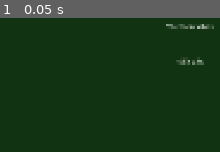
Above: before the commit, frame 1.
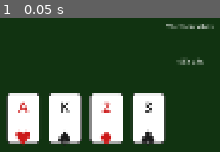
Above: after the commit, the same moment.

Repository: binhrobles/thirteen
Game: Godot game, scene res://scenes/main.tscn
The game is run twice, just before and just after one commit, with the same random seed, the same clock (stepped at 60 frames per second) and the same inputs.
Inputs:
- Up to frame 1 (0.05 s): no input

The runs differ from the first frame. In frame 1, 23% of the frame differs, in the area x 2-76%, y 55-96%.

Commit message:
Implement card sprite with placeholder visual design
Created CardSprite scene and script with:
- Rounded rectangle background (white with border)
- Rank and suit labels with color-coding (red for hearts/diamonds, black for spades/clubs)
- Selected state support (visual highlight + raised position)
- Touch/click interaction
- Scalable for large hands
- Test cards displayed in main scene

Files added:
- scenes/card_sprite.tscn: Card visual scene with Control root, Panel background, and labels
- scripts/card_sprite.gd: CardSprite class with setup(), set_selected(), and scale_for_hand_size()
- scripts/card_sprite.gd.uid: Godot UID file

Files modified:
- scripts/main.gd: Added test cards display
- project.godot: Updated with new scene/script references

Co-Authored-By: Claude Sonnet 4.5 <noreply@anthropic.com>

Diff:
--- a/project.godot
+++ b/project.godot
@@ -3,15 +3,16 @@
 ; since the parameters that go here are not all obvious.
 ;
 ; Format:
-;   [section] key=value
+;   [section] ; section goes between []
+;   param=value ; assign values to parameters
 
 config_version=5
 
 [application]
 
 config/name="Thirteen Vibes"
+run/main_scene="res://scenes/main.tscn"
 config/features=PackedStringArray("4.6")
-run/main_scene="res://scenes/main.tscn"
 
 [display]
 
@@ -21,10 +22,6 @@
 window/stretch/aspect="keep_width"
 window/handheld/orientation=1
 
-[input_devices]
-
-pointing/emulate_mouse_from_touch=true
-
 [rendering]
 
 renderer/rendering_method="mobile"
--- /dev/null
+++ b/scenes/card_sprite.tscn
@@ -0,0 +1,25 @@
+[gd_scene load_steps=2 format=3]
+
+[ext_resource type="Script" path="res://scripts/card_sprite.gd" id="1"]
+
+[node name="root" type="Control" unique_id=311279423]
+script = ExtResource("1")
+layout_mode = 3
+anchors_preset = 0
+
+[node name="Background" type="Panel" parent="." unique_id=370049111]
+layout_mode = 0
+anchor_right = 1.0
+anchor_bottom = 1.0
+
+[node name="RankLabel" type="Label" parent="." unique_id=505679497]
+layout_mode = 0
+text = "A"
+horizontal_alignment = 1
+vertical_alignment = 1
+
+[node name="SuitLabel" type="Label" parent="." unique_id=689913723]
+layout_mode = 0
+text = "♠"
+horizontal_alignment = 1
+vertical_alignment = 1
--- /dev/null
+++ b/scripts/card_sprite.gd
@@ -0,0 +1,109 @@
+class_name CardSprite
+extends Control
+
+## Visual representation of a Card with touch/click interaction
+
+@onready var rank_label: Label = $RankLabel
+@onready var suit_label: Label = $SuitLabel
+@onready var background: Panel = $Background
+
+var card: Card
+var is_selected: bool = false
+
+## Card dimensions (can be scaled down for large hands)
+const BASE_WIDTH := 80.0
+const BASE_HEIGHT := 120.0
+
+## Colors for suits
+const RED_COLOR := Color(0.8, 0.1, 0.1)  # Hearts and Diamonds
+const BLACK_COLOR := Color(0.1, 0.1, 0.1)  # Spades and Clubs
+const SELECTED_OFFSET := Vector2(0, -10)  # Raise when selected
+
+
+func _ready() -> void:
+	custom_minimum_size = Vector2(BASE_WIDTH, BASE_HEIGHT)
+	mouse_filter = Control.MOUSE_FILTER_STOP
+
+	# Setup visual elements
+	_setup_background()
+	_setup_labels()
+
+
+func _setup_background() -> void:
+	"""Create rounded rectangle background for the card"""
+	var style_box := StyleBoxFlat.new()
+	style_box.bg_color = Color.WHITE
+	style_box.corner_radius_top_left = 8
+	style_box.corner_radius_top_right = 8
+	style_box.corner_radius_bottom_left = 8
+	style_box.corner_radius_bottom_right = 8
+	style_box.border_width_left = 2
+	style_box.border_width_right = 2
+	style_box.border_width_top = 2
+	style_box.border_width_bottom = 2
+	style_box.border_color = Color(0.3, 0.3, 0.3)
+
+	background.add_theme_stylebox_override("panel", style_box)
+
+
+func _setup_labels() -> void:
+	# Position rank label at top
+	rank_label.anchor_left = 0.1
+	rank_label.anchor_top = 0.05
+	rank_label.anchor_right = 0.9
+	rank_label.anchor_bottom = 0.4
+	rank_label.add_theme_font_size_override("font_size", 36)
+
+	# Position suit label at bottom
+	suit_label.anchor_left = 0.1
+	suit_label.anchor_top = 0.6
+	suit_label.anchor_right = 0.9
+	suit_label.anchor_bottom = 0.95
+	suit_label.add_theme_font_size_override("font_size", 48)
+
+
+func setup(p_card: Card) -> void:
+	"""Initialize the card sprite with card data"""
+	card = p_card
+
+	# Set text
+	rank_label.text = Card.RANK_LABELS[card.rank]
+	suit_label.text = Card.SUIT_SYMBOLS[card.suit]
+
+	# Set color based on suit
+	var color := BLACK_COLOR
+	if card.suit == Card.Suit.HEARTS or card.suit == Card.Suit.DIAMONDS:
+		color = RED_COLOR
+
+	rank_label.add_theme_color_override("font_color", color)
+	suit_label.add_theme_color_override("font_color", color)
+
+
+func set_selected(selected: bool) -> void:
+	"""Toggle selected state with visual feedback"""
+	is_selected = selected
+
+	if is_selected:
+		position += SELECTED_OFFSET
+		# Add highlight to background
+		background.modulate = Color(1.2, 1.2, 1.0)  # Slight yellow tint
+	else:
+		position -= SELECTED_OFFSET
+		background.modulate = Color.WHITE
+
+
+func _gui_input(event: InputEvent) -> void:
+	"""Handle touch/click interaction"""
+	if event is InputEventMouseButton and event.pressed and event.button_index == MOUSE_BUTTON_LEFT:
+		toggle_selected()
+		accept_event()
+
+
+func toggle_selected() -> void:
+	"""Toggle selection state"""
+	set_selected(not is_selected)
+
+
+func scale_for_hand_size(scale_factor: float) -> void:
+	"""Scale down the card for large hands"""
+	scale = Vector2.ONE * scale_factor
--- a/scripts/main.gd
+++ b/scripts/main.gd
@@ -1,5 +1,24 @@
 extends Control
+
+const CardSpriteScene := preload("res://scenes/card_sprite.tscn")
 
 
 func _ready() -> void:
-	pass
+	_test_card_sprites()
+
+
+func _test_card_sprites() -> void:
+	"""Create a few test cards to verify the card sprite works"""
+	var test_cards := [
+		Card.new(Card.Rank.ACE, Card.Suit.HEARTS),
+		Card.new(Card.Rank.KING, Card.Suit.SPADES),
+		Card.new(Card.Rank.TWO, Card.Suit.DIAMONDS),
+		Card.new(Card.Rank.THREE, Card.Suit.CLUBS),
+	]
+
+	var x_offset := 100.0
+	for i in test_cards.size():
+		var card_sprite = CardSpriteScene.instantiate()
+		add_child(card_sprite)
+		card_sprite.setup(test_cards[i])
+		card_sprite.position = Vector2(x_offset + i * 100, 500)
Not shown, added: scripts/card_sprite.gd.uid
Not shown, changed: .beads/issues.jsonl
